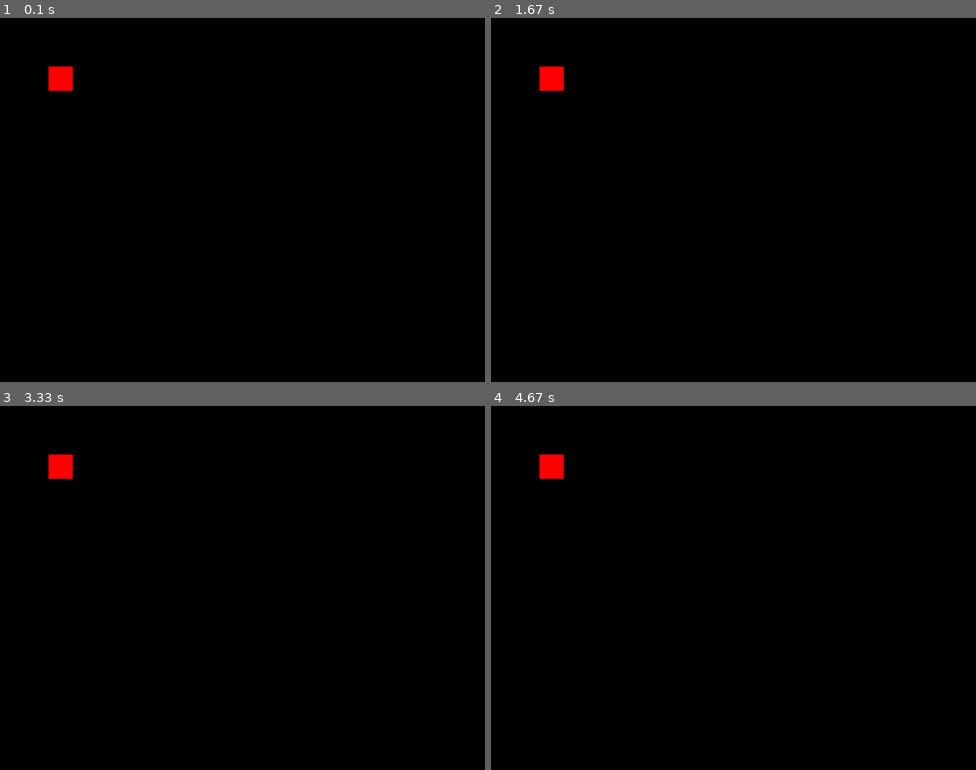
Above: before the commit, frames 1-4 (two rows, left to right).
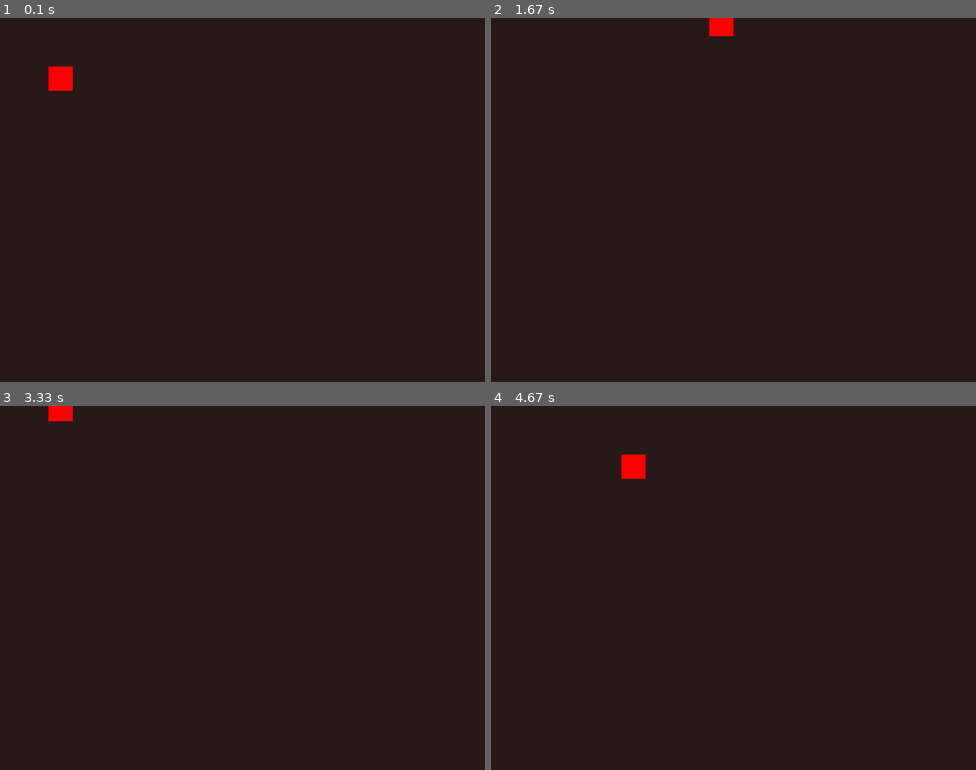
Above: after the commit, the same moments.

Repository: MatthewWeigand99/Pygame_Dungeon_Crawler
Game: pygame game, started from main.py
Same seed, same stepped clock (60 frames per second), same inputs: the game is played once before the commit and once after it.
Inputs:
- Up to frame 1 (0.1 s): no input
- Up to frame 2 (1.67 s): hold D 0.33-0.8 s; hold W 0.83-1.13 s; hold D 1.17-1.63 s
- Up to frame 3 (3.33 s): hold A 1.67-2.2 s; hold S 2.23-2.53 s; hold A 2.57-2.97 s; hold W from 3 s (still down)
- Up to frame 4 (4.67 s): release W at 3.37 s; hold D 3.4-4.03 s; hold S 4.07-4.43 s; hold A from 4.47 s (still down)

The runs differ from the first frame. In frame 1, 100% of the frame differs, in the area x 0-100%, y 0-100%; in frame 2, 100%; in frame 3, 100%; in frame 4, 100%.

Commit message:
Added Clock and Basic player movement script

Diff:
--- a/character.py
+++ b/character.py
@@ -6,5 +6,9 @@
         self.rect = pygame.Rect(0, 0, 40, 40)
         self.rect.center = (x, y)
 
+    def move(self, dx, dy):
+        self.rect.x += dx
+        self.rect.y += dy
+
     def draw(self, surface):
         pygame.draw.rect(surface, constants.RED, self.rect)
--- a/constants.py
+++ b/constants.py
@@ -3,3 +3,7 @@
 
 # Color
 RED = (255, 0, 0)
+BACKGROUND = (40, 25, 25)
+
+# Clock Framrate
+FPS = 60
--- a/main.py
+++ b/main.py
@@ -7,20 +7,73 @@
 screen = pygame.display.set_mode((constants.SCREEN_WIDTH, constants.SCREEN_HEIGHT))
 pygame.display.set_caption("Dungeon Crawler")
 
+# Game Clock
+clock = pygame.time.Clock()
+
+# Define player movement variables
+move_left = False
+move_right = False
+move_up = False
+move_down = False
+speed = 5
+
 # Create Player
 player = Character(100, 100)
 
 # Main Game Loop
 run = True
 while run:
+
+    screen.fill(constants.BACKGROUND)
+
+    # Player Movement Calculations
+    dx = 0
+    dy = 0
+    if move_left:
+        dx = -speed
+    if move_right:
+        dx = speed
+    if move_up:
+        dy = -speed
+    if move_down:
+        dy = speed
+
+    player.move(dx, dy)
+
+    # Draw player on screen
+    player.draw(screen)
+
     # Event Handling
     for event in pygame.event.get():
         if event.type == pygame.QUIT:
             run = False
+        # Key Pressed
+        if event.type == pygame.KEYDOWN:
+            if event.key == pygame.K_ESCAPE:
+                run = False
+            if event.key == pygame.K_a:
+                move_left = True
+            if event.key == pygame.K_d:
+                move_right = True
+            if event.key == pygame.K_w:
+                move_up = True
+            if event.key == pygame.K_s:
+                move_down = True
+        # Key Unpressed
+        if event.type == pygame.KEYUP:
+            if event.key == pygame.K_a:
+                move_left = False
+            if event.key == pygame.K_d:
+                move_right = False
+            if event.key == pygame.K_w:
+                move_up = False
+            if event.key == pygame.K_s:
+                move_down = False
 
-    # Draw player on screen
-    player.draw(screen)
+    #print(str(dx) + ", " + str(dy))
 
     pygame.display.update()
+    # Framerate
+    clock.tick(constants.FPS)
 
 pygame.quit()
